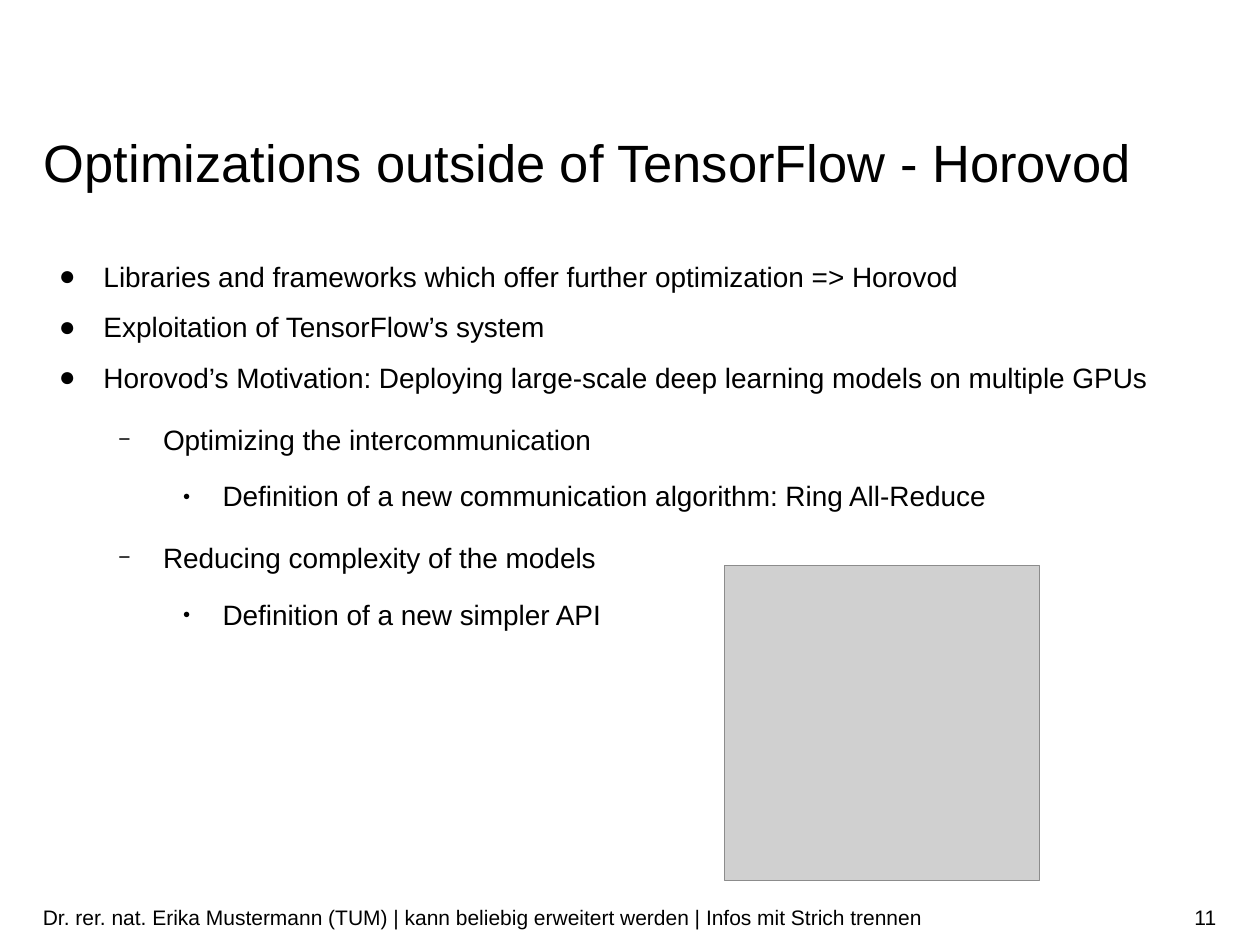
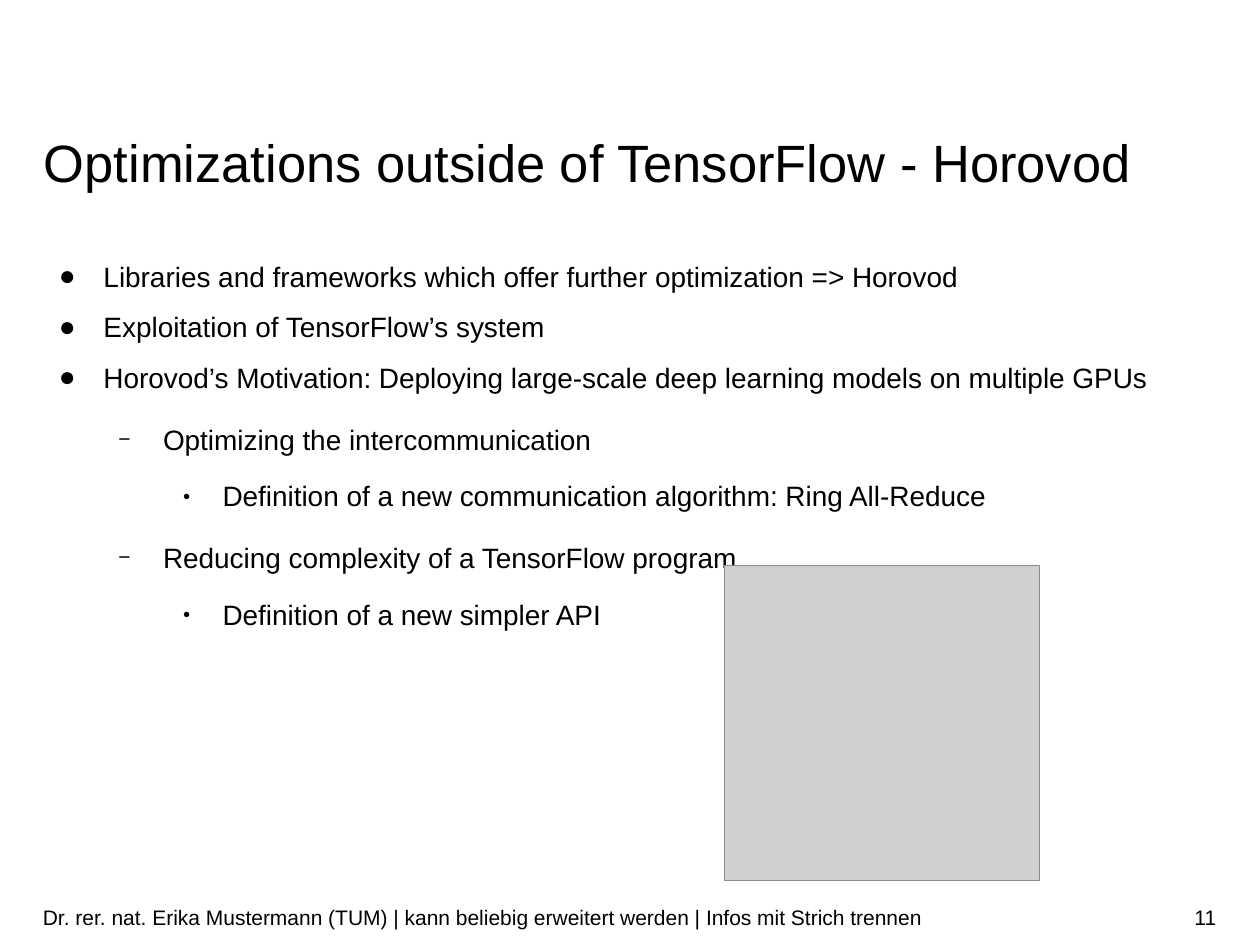
Before and after one commit to ekm01/EPHPC, a slide deck: slide 11 of Presentation/EPHPC_Presentation.odp. Drawn at 1260x945 pixels with LibreOffice and Linux fonts; fonts in the diff are those of the drawing; grey boxes stand for pictures; background and template pictures are left out. Boxes give left, top, right and bottom in pixels: in the first picture for what was removed or moved away, otherwise in the second. Text is boxed around its words. In the diff, an @@ line names an element or a change of style, - is before the commit and + after.

```diff
--- a/Presentation/EPHPC_Presentation.odp
+++ b/Presentation/EPHPC_Presentation.odp
@@ text at [163, 547, 736, 573]: text changed @@
-  − Reducing complexity of the models
+  − Reducing complexity of a TensorFlow program
```
Also in this commit, not shown: 1 other slide changed, 3 other files.
